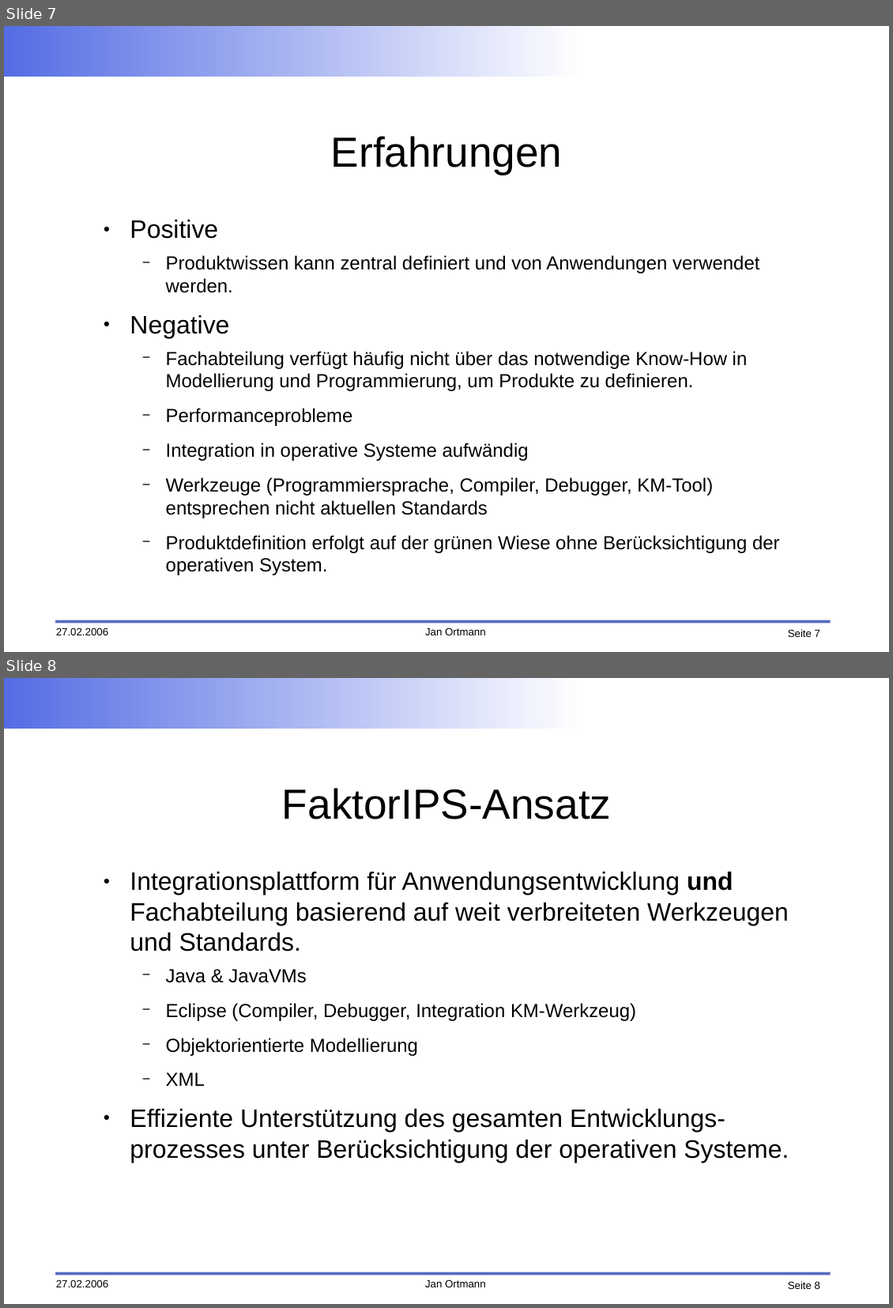
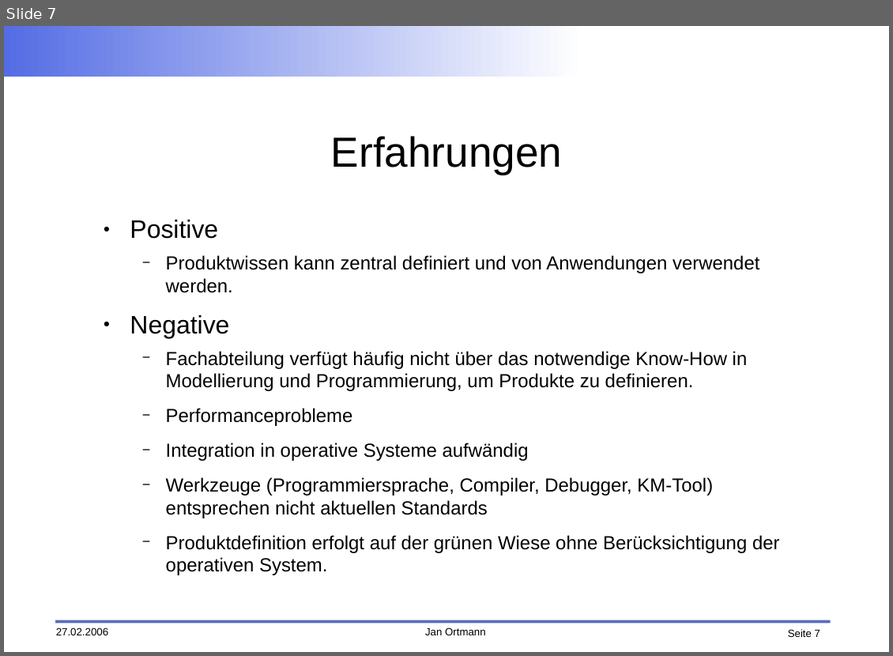
Before and after one commit to faktorips/faktorips.base, a slide deck: org.faktorips.doc/presentations/FaktorIPS-AnsaetzeProduktsysteme.odp. Shown one above the other, each under a label of ours: slides 7 and 8 before the commit, slide 7 after it. The pictures are 893x1308 and 893x656 pixels, drawn with LibreOffice and Linux fonts; fonts in the diff are those of the drawing; background and template pictures are left out. Boxes give left, top, right and bottom in pixels: in the first picture for what was removed or moved away, otherwise in the second. Text is boxed around its words. In the diff, an @@ line names an element or a change of style, - is before the commit and + after.

```diff
--- a/org.faktorips.doc/presentations/FaktorIPS-AnsaetzeProduktsysteme.odp
+++ b/org.faktorips.doc/presentations/FaktorIPS-AnsaetzeProduktsysteme.odp
@@ slide 8 removed at bbox=[4, 678, 889, 1304], background #FFFFFF; not listed: 5 template elements that a slide beside it also shows @@
@@ title removed at bbox=[282, 788, 611, 819] @@
-FaktorIPS-Ansatz
@@ text removed at bbox=[130, 872, 788, 1162] @@
-● Integrationsplattform für Anwendungsentwicklung und Fachabteilung basierend auf weit verbreiteten Werkzeugen und Standards.
-  − Java & JavaVMs
-  − Eclipse (Compiler, Debugger, Integration KM-Werkzeug)
-  − Objektorientierte Modellierung
-  − XML
-● Effiziente Unterstützung des gesamten Entwicklungs-prozesses unter Berücksichtigung der operativen Systeme.
```
Also in this commit, not shown: 2 slides changed, 3 slides added, 1 other slide removed, 26 other files.
